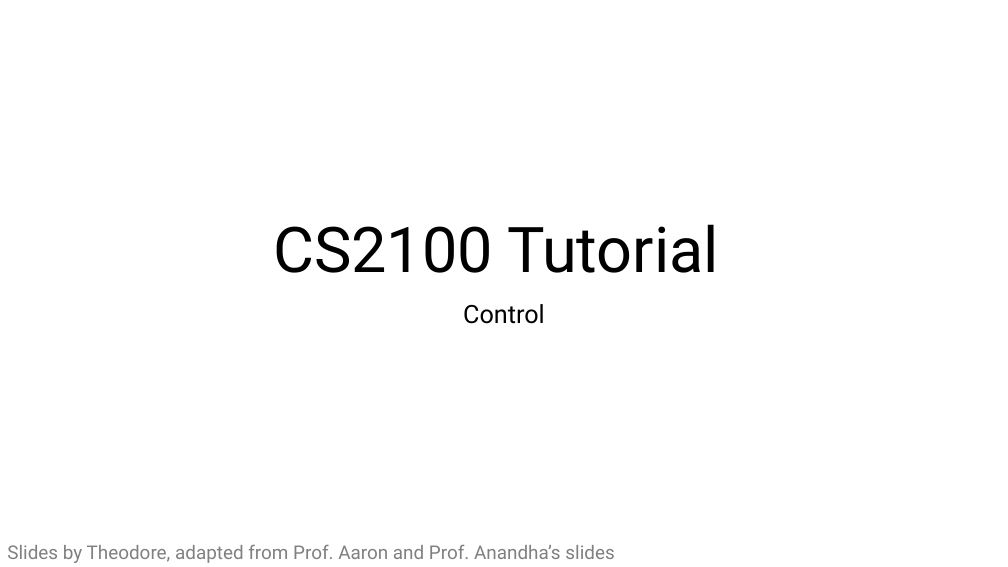
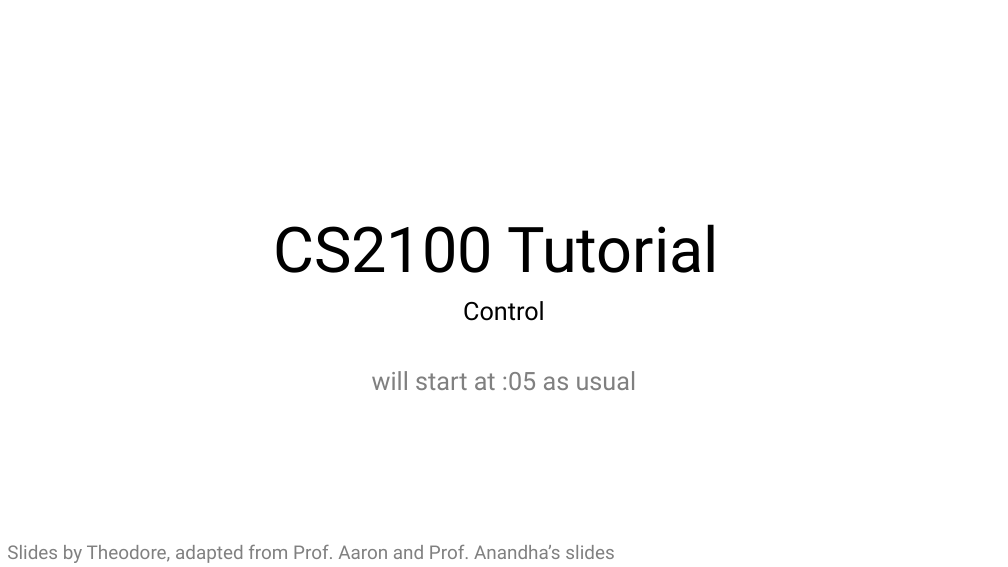
Before and after one commit to theodoreleebrant-acad/TA-2425S1-dev, a slide deck: slide 1 of CS2100/CS2100 Tutorial 5.pptx. Drawn at 1008x567 pixels with LibreOffice and Linux fonts; fonts in the diff are those of the drawing. Boxes give left, top, right and bottom in pixels: in the first picture for what was removed or moved away, otherwise in the second. Text is boxed around its words. In the diff, an @@ line names an element or a change of style, - is before the commit and + after.

```diff
--- a/CS2100/CS2100 Tutorial 5.pptx
+++ b/CS2100/CS2100 Tutorial 5.pptx
@@ subtitle at (x1=463, y1=301, x2=545, y2=321): line spacing 0.9 to 0.8 @@
@@ subtitle at (x1=372, y1=371, x2=637, y2=390): paragraph added @@
+will start at :05 as usual
```
Also in this commit, not shown: 3 other slides changed, 2 slides added, 3 other files.
